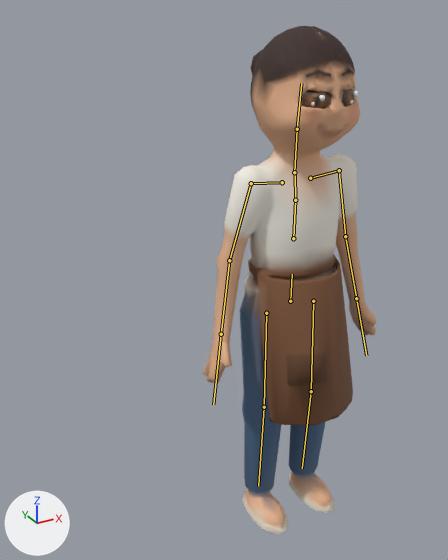
Renders of the glTF model assets/models/nguoi/may.glb from each side of a commit.
The view is the same before and after, from a camera (50 mm lens) standing at (-1.019, -1.423, 1.61) and looking at (-0.21, 0.048, 0.875). The lights are fixed; the arrows at lower left show +X, +Y and +Z. The picture after the commit comes second. The bones that change, and the others that lie on the model, are drawn over the model as lines.

Names of what the first picture shows: 'Nguoi_may'.
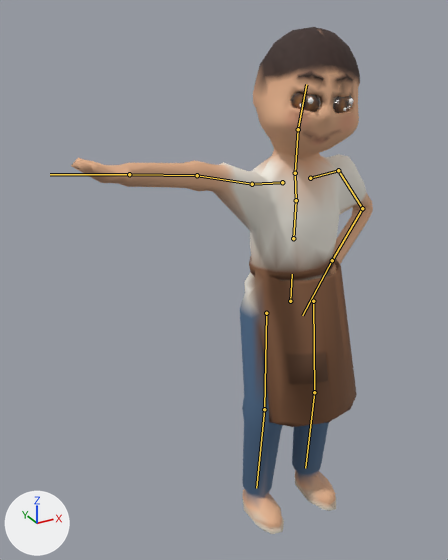
The newer file adds an action. The first version stands in its rest pose; the second is drawn at frame 49 of the action 'chi_bang'.

The change in detail:
Bone 'spine' (bone_spine) turns from (0, 0, 0) to (1, 0, 0) degrees about its own x, y and z.
Bone 'chest' (bone_chest) turns from (0, 0, 0) to (-1, 2, 0) degrees about its own x, y and z.
Bone 'upperarm.L' (bone_upperarm_l) turns from (0, 0, 0) to (10, 3, -30) degrees about its own x, y and z.
Bone 'forearm.L' (bone_forearm_l) turns from (0, 0, 0) to (-22, 21, 88) degrees about its own x, y and z.
Bone 'hand.L' (bone_hand_l) turns from (0, 0, 0) to (-6, 10, 0) degrees about its own x, y and z.
Bone 'upperarm.R' (bone_upperarm_r) turns from (0, 0, 0) to (-19, 19, 87) degrees about its own x, y and z.
Bone 'forearm.R' (bone_forearm_r) turns from (0, 0, 0) to (13, 0, -2) degrees about its own x, y and z.
Bone 'hand.R' (bone_hand_r) turns from (0, 0, 0) to (-6, -10, 0) degrees about its own x, y and z.
Bone 'neck' (bone_neck) turns from (0, 0, 0) to (2, 3, 0) degrees about its own x, y and z.
Bone 'head' (bone_head) turns from (0, 0, 0) to (2, -20, -2) degrees about its own x, y and z.
Bone 'thigh.L' (bone_thigh_l) turns from (0, 0, 0) to (-2, 0, -1) degrees about its own x, y and z.
Bone 'shin.L' (bone_shin_l) turns from (0, 0, 0) to (3, 0, 0) degrees about its own x, y and z.
Bone 'thigh.R' (bone_thigh_r) turns from (0, 0, 0) to (-2, 0, 1) degrees about its own x, y and z.
Bone 'shin.R' (bone_shin_r) turns from (0, 0, 0) to (3, 0, 0) degrees about its own x, y and z.

Boxes [x1, y1, x2, y2] around the edits, measured in the pictures (448 x 560 px):
'Nguoi_may', posed (73% wider)
    before: [203, 26, 377, 534]
    after: [71, 27, 373, 534]
bone 'spine', root to tip
    before: (293, 238) to (295, 200)
    after: (293, 238) to (296, 200)
bone 'chest', root to tip
    before: (295, 200) to (295, 173)
    after: (296, 200) to (295, 173)
bone 'upperarm.L', root to tip
    before: (339, 170) to (345, 236)
    after: (338, 170) to (362, 208)
bone 'forearm.L', root to tip
    before: (345, 236) to (356, 298)
    after: (362, 208) to (332, 260)
bone 'hand.L', root to tip
    before: (356, 298) to (366, 355)
    after: (332, 260) to (302, 315)
bone 'upperarm.R', root to tip
    before: (251, 183) to (229, 260)
    after: (252, 184) to (197, 175)
bone 'forearm.R', root to tip
    before: (229, 260) to (221, 334)
    after: (197, 175) to (129, 174)
bone 'hand.R', root to tip
    before: (221, 334) to (213, 404)
    after: (129, 174) to (50, 174)
bone 'neck', root to tip
    before: (294, 172) to (297, 129)
    after: (295, 173) to (298, 129)
bone 'head', root to tip
    before: (297, 129) to (301, 83)
    after: (298, 129) to (306, 84)
bone 'thigh.L', root to tip
    before: (313, 301) to (311, 391)
    after: (313, 301) to (314, 392)
bone 'shin.L', root to tip
    before: (311, 391) to (302, 468)
    after: (314, 392) to (305, 468)
bone 'thigh.R', root to tip
    before: (266, 313) to (264, 407)
    after: (266, 313) to (264, 409)
bone 'shin.R', root to tip
    before: (264, 407) to (258, 486)
    after: (264, 409) to (256, 488)
